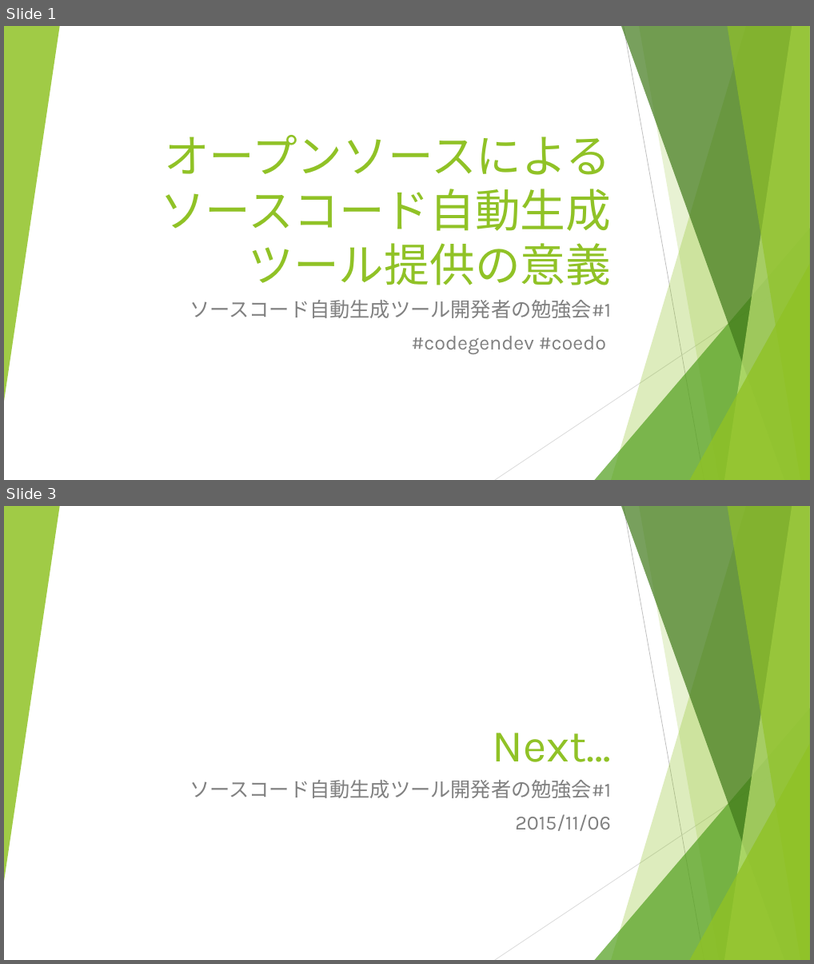
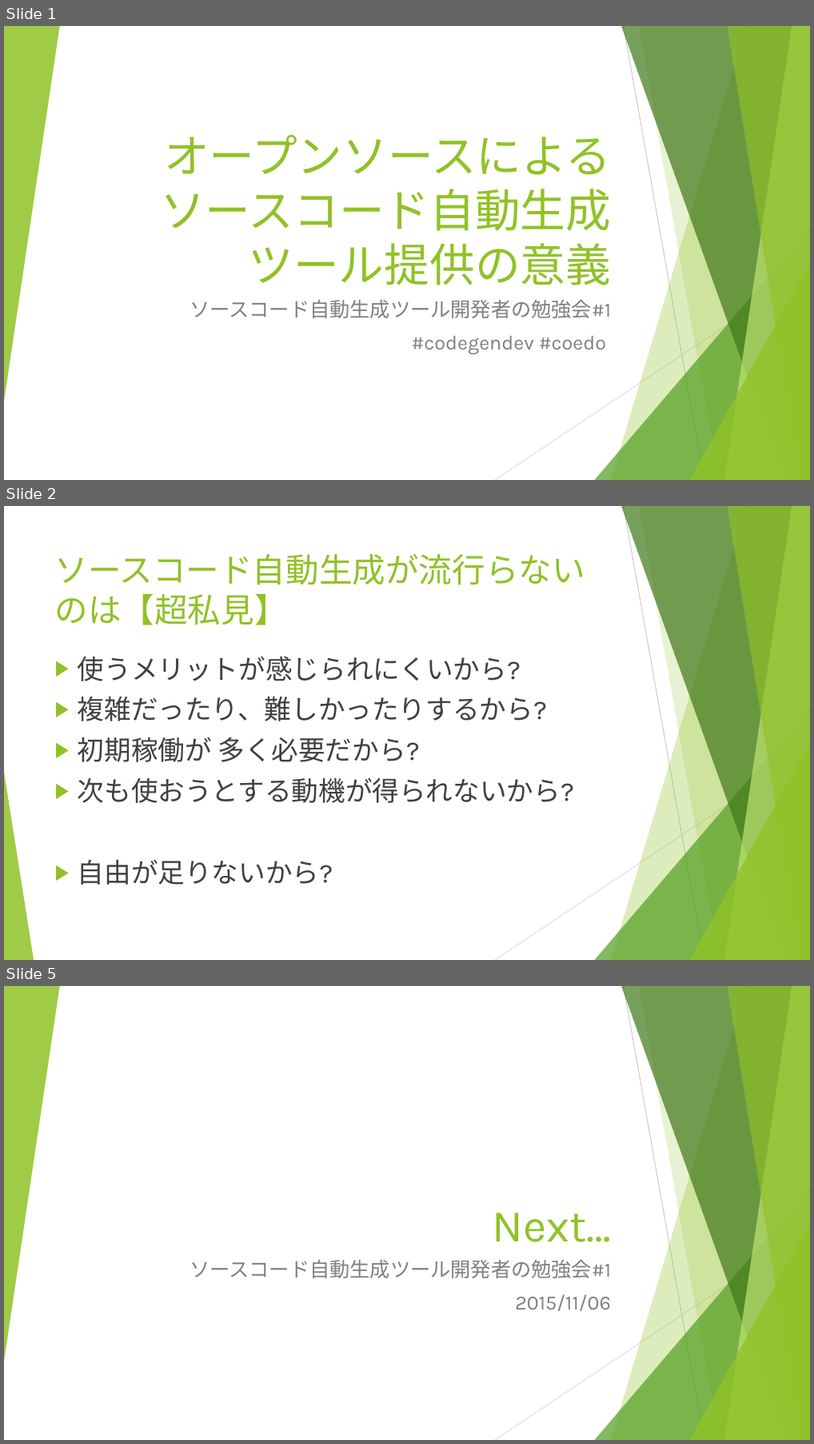
Before and after one commit to igapyon/docs, a slide deck: ppt/codegendev-merit-oss.pptx. Shown one above the other, each under a label of ours: slides 1 and 3 before the commit, slides 1, 2 and 5 after it; the slides between them are not shown. The pictures are 814x964 and 814x1444 pixels, drawn with LibreOffice and Linux fonts; fonts in the diff are those of the drawing. Boxes give left, top, right and bottom in pixels: in the first picture for what was removed or moved away, otherwise in the second. Text is boxed around its words. In the diff, an @@ line names an element or a change of style, - is before the commit and + after.

```diff
--- a/ppt/codegendev-merit-oss.pptx
+++ b/ppt/codegendev-merit-oss.pptx
@@ slide 2 added at bbox=[4, 506, 810, 960], background #FFFFFF; not listed: 9 template elements that a slide beside it also shows @@
@@ title added at bbox=[55, 554, 586, 625], 39.6 pt, text #90C226 @@
+ソースコード自動生成が流行らないのは【超私見】
@@ text added at bbox=[78, 656, 574, 884], 32 pt, text #404040 @@
+▶ 使うメリットが感じられにくいから?
+▶ 複雑だったり、難しかったりするから?
+▶ 初期稼働が 多く必要だから?
+▶ 次も使おうとする動機が得られないから?
+▶ 自由が足りないから?
@@ triangle added at bbox=[4, 772, 34, 960], fill #90C226 at 85% opacity @@
@@ what was slide 3 is now slide 5 @@
```
Also in this commit, not shown: 1 slide changed, 1 other slide added, 2 other files.
